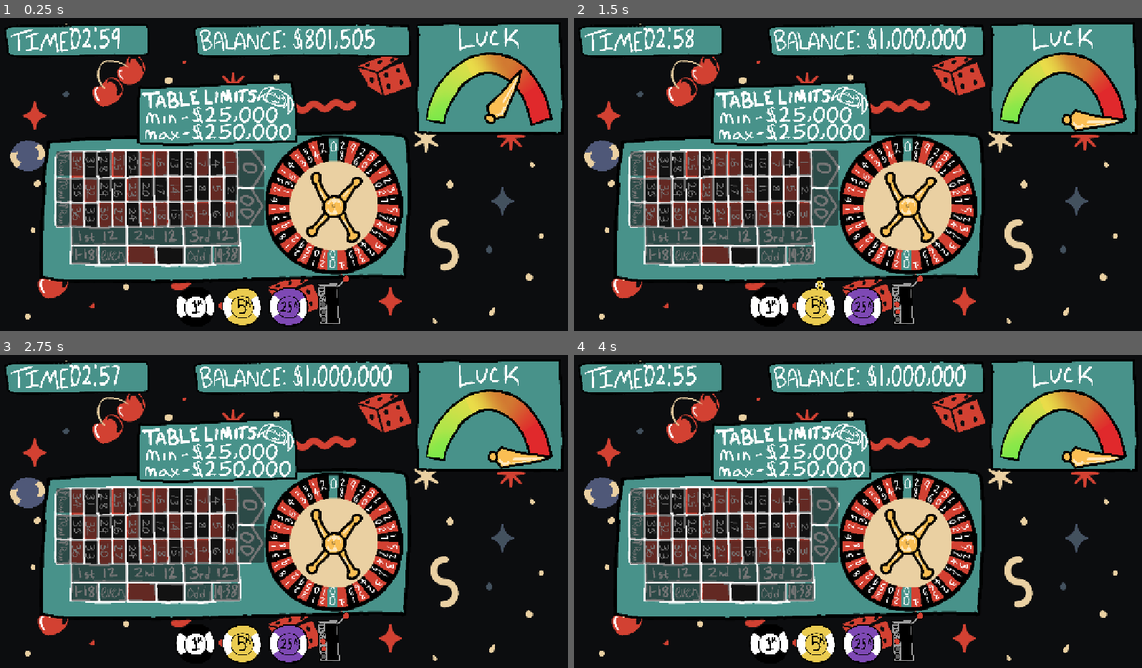
Above: before the commit, frames 1-4 (two rows, left to right).
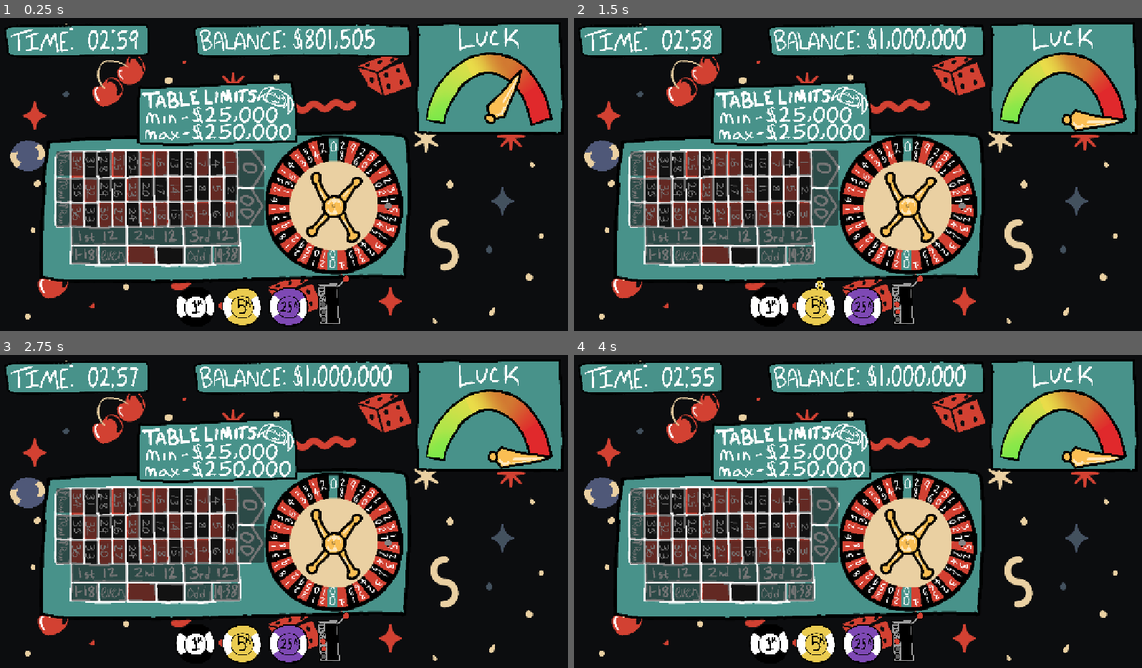
Above: after the commit, the same moments.

Repository: JordanRaia/gmtk-game-jam-2026
Game: Godot game, scene res://MainScene.tscn
Same seed, same stepped clock (60 frames per second), same inputs: the game is played once before the commit and once after it.
Inputs (mouse positions are in pixels of both pictures, inside the frame that each line leads up to):
- Up to frame 1 (0.25 s): no input
- Up to frame 2 (1.5 s): drag from (767, 305) to (914, 105) at 0.52 s; drag from (818, 305) to (829, 240) at 1.27 s
- Up to frame 3 (2.75 s): move the mouse to (289, 642) at 2.02 s; click (289, 642) at 2.17 s
- Up to frame 4 (4 s): tap Enter at 2.75 s; drag from (829, 577) to (681, 464) at 2.77 s; move the mouse to (1028, 561) at 3.52 s; click (1028, 561) at 3.67 s

The runs differ from the first frame. In frame 1, 0.3% of the frame differs, in the area x 12-69%, y 2-62%; in frame 2, 0.4%; in frame 3, 0.3%; in frame 4, 0.4%.

Commit message:
Add roulette wheel functionality: integrate ball and wheel pivot nodes, update spin logic, and enhance payout calculations in MainScene

Diff:
--- a/MainScene.tscn
+++ b/MainScene.tscn
@@ -31,6 +31,8 @@
 [ext_resource type="Texture2D" uid="uid://ujf5nlmdxyyj" path="res://Assets/art/balance.png" id="28_v3bin"]
 [ext_resource type="Texture2D" uid="uid://dahad1gommn6" path="res://Assets/art/time.png" id="30_cxdnd"]
 [ext_resource type="Script" uid="uid://c8na0uqudkt2r" path="res://Scripts/Timer.gd" id="30_ro037"]
+[ext_resource type="Texture2D" uid="uid://bmxc0peu2cfrk" path="res://Assets/art/ball.png" id="32_lppff"]
+[ext_resource type="Script" uid="uid://cjar8g23mh4ts" path="res://Scripts/RouletteWheel.gd" id="33_5o6vq"]
 
 [sub_resource type="SpriteFrames" id="SpriteFrames_dh88x"]
 animations = [{
@@ -852,10 +854,10 @@
 
 [node name="Digits" type="GridContainer" parent="CanvasLayer/UI_Layer/Timer" unique_id=1163667212]
 layout_mode = 0
-offset_left = 432.0
-offset_top = 32.0
-offset_right = 730.0
-offset_bottom = 183.0
+offset_left = 546.2859
+offset_top = 42.857132
+offset_right = 844.2859
+offset_bottom = 191.42854
 columns = 5
 
 [node name="Digit1" type="TextureRect" parent="CanvasLayer/UI_Layer/Timer/Digits" unique_id=601468287]
@@ -883,4 +885,12 @@
 size_flags_horizontal = 3
 size_flags_vertical = 3
 
+[node name="WheelPivot" type="Node2D" parent="CanvasLayer" unique_id=2052149676]
+position = Vector2(758, 428)
+script = ExtResource("33_5o6vq")
+
+[node name="Ball" type="Sprite2D" parent="CanvasLayer/WheelPivot" unique_id=2133209669]
+scale = Vector2(0.035, 0.035)
+texture = ExtResource("32_lppff")
+
 [connection signal="gui_input" from="CanvasLayer/UI_Layer/ChipTray/SpinLever/Control" to="." method="_on_control_gui_input"]
--- a/Scripts/MainScene.gd
+++ b/Scripts/MainScene.gd
@@ -10,6 +10,9 @@
 
 # Luck Dial
 @onready var luck_dial: TextureRect = $CanvasLayer/UI_Layer/LuckGauge/LuckDial
+
+# Roulette wheel pivot (Node2D at the center of the wheel graphic)
+@onready var wheel_pivot: Node2D = $CanvasLayer/WheelPivot
 
 var is_spinning: bool = false
 
@@ -19,6 +22,8 @@
 var _luck_target: int = 0
 var _luck_elapsed: float = 0.0
 
+var _pending_winning_number: int = 0
+
 func _ready() -> void:
 	chip_1000.gui_input.connect(func(event: InputEvent): _on_chip_gui_input(event, 1000))
 	chip_5000.gui_input.connect(func(event: InputEvent): _on_chip_gui_input(event, 5000))
@@ -26,6 +31,9 @@
 
 	# Connect the animation finished signal to handle post-pull logic
 	spin_lever.animation_finished.connect(_on_lever_animation_finished)
+
+	# Connect the wheel spin finished signal
+	wheel_pivot.spin_finished.connect(_on_wheel_spin_finished)
 
 	# Start looping the idle animation (first 8 frames)
 	spin_lever.play("idle")
@@ -63,7 +71,7 @@
 	luck_dial.rotation = deg_to_rad(lerp(-90.0, 90.0, luck_normalized))
 
 # Triggered when clicking the Area2D shape over the lever
-func _on_area_2d_input_event(viewport: Node, event: InputEvent, shape_idx: int) -> void:
+func _on_area_2d_input_event(_viewport: Node, event: InputEvent, _shape_idx: int) -> void:
 	if is_spinning:
 		return
 
@@ -86,22 +94,60 @@
 # Triggered automatically when the 'pull' animation completes
 func _on_lever_animation_finished() -> void:
 	if spin_lever.animation == "pull":
-		execute_spin_logic()
-
-		# Return back to idle loop and allow pulling again
+		_calculate_and_start_spin()
+
+		# Return lever to idle — is_spinning stays true until the ball lands
 		spin_lever.play("idle")
-		is_spinning = false
+
+## Calculates the winning number using existing luck math, then starts the ball animation.
+## Results are NOT applied yet — that happens in _on_wheel_spin_finished.
+func _calculate_and_start_spin() -> void:
+	var red_numbers: Array = [1, 3, 5, 7, 9, 12, 14, 16, 18, 19, 21, 23, 25, 27, 30, 32, 34, 36]
+	var black_numbers: Array = [2, 4, 6, 8, 10, 11, 13, 15, 17, 20, 22, 24, 26, 28, 29, 31, 33, 35]
+
+	# --- Luck System ---
+	var best_number: int = randi() % 38
+	var best_payout: int = -1
+	for candidate in range(38):
+		var candidate_payout: int = _calculate_payout_for_number(candidate, red_numbers, black_numbers)
+		if candidate_payout > best_payout:
+			best_payout = candidate_payout
+			best_number = candidate
+
+	var winning_number: int
+	if randf() < (GameState.luck_meter / 100.0):
+		winning_number = best_number
+		print("★ LUCK (", GameState.luck_meter, "%) steered result to: ", winning_number, " (payout: $", best_payout, ")")
+	else:
+		winning_number = randi() % 38
+
+	_pending_winning_number = winning_number
+
+	var win_str: String = str(winning_number)
+	if winning_number == 0:
+		win_str = "zero"
+	elif winning_number == 37:
+		win_str = "doublezero"
+	print("--- SPINNING THE WHEEL ---")
+	print("The winning number is: ", win_str)
+
+	wheel_pivot.start_spin(winning_number)
+
+## Called when the ball animation finishes landing. Applies all bet results.
+func _on_wheel_spin_finished(winning_number: int) -> void:
+	_apply_spin_results(winning_number)
+	is_spinning = false
 
 ## Returns the total payout a given wheel number would produce for current active bets.
 func _calculate_payout_for_number(num: int, red_numbers: Array, black_numbers: Array) -> int:
-	var win_str = str(num)
+	var win_str: String = str(num)
 	if num == 0:
 		win_str = "zero"
 	elif num == 37:
 		win_str = "doublezero"
 
-	var is_even = (num != 0 and num != 37 and num % 2 == 0)
-	var is_odd = (num != 0 and num != 37 and num % 2 != 0)
+	var is_even: bool = (num != 0 and num != 37 and num % 2 == 0)
+	var is_odd: bool = (num != 0 and num != 37 and num % 2 != 0)
 
 	var total: int = 0
 	for bet_id in GameState.active_bets.keys():
@@ -145,58 +191,32 @@
 	return total
 
 
-func execute_spin_logic() -> void:
-	var red_numbers = [1, 3, 5, 7, 9, 12, 14, 16, 18, 19, 21, 23, 25, 27, 30, 32, 34, 36]
-	var black_numbers = [2, 4, 6, 8, 10, 11, 13, 15, 17, 20, 22, 24, 26, 28, 29, 31, 33, 35]
-
-	# --- Luck System ---
-	# Find the wheel number that would give the highest return on current bets.
-	var best_number: int = randi() % 38
-	var best_payout: int = -1
-	for candidate in range(38):
-		var candidate_payout = _calculate_payout_for_number(candidate, red_numbers, black_numbers)
-		if candidate_payout > best_payout:
-			best_payout = candidate_payout
-			best_number = candidate
-
-	# luck_meter (0–100) is the % chance the result steers toward the best number.
-	# At 100% luck the best number always lands; at 0% luck the result is fully random.
-	var winning_number: int
-	if randf() < (GameState.luck_meter / 100.0):
-		winning_number = best_number
-		print("★ LUCK (", GameState.luck_meter, "%) steered result to: ", winning_number, " (payout: $", best_payout, ")")
-	else:
-		winning_number = randi() % 38
-
-	# Convert it to match your exact Bet IDs
-	var win_str = str(winning_number)
+func _apply_spin_results(winning_number: int) -> void:
+	var red_numbers: Array = [1, 3, 5, 7, 9, 12, 14, 16, 18, 19, 21, 23, 25, 27, 30, 32, 34, 36]
+	var black_numbers: Array = [2, 4, 6, 8, 10, 11, 13, 15, 17, 20, 22, 24, 26, 28, 29, 31, 33, 35]
+
+	var win_str: String = str(winning_number)
 	if winning_number == 0:
 		win_str = "zero"
 	elif winning_number == 37:
 		win_str = "doublezero"
 
-	print("--- SPINNING THE WHEEL ---")
-	print("The winning number is: ", win_str)
-
-	var is_even = (winning_number != 0 and winning_number != 37 and winning_number % 2 == 0)
-	var is_odd = (winning_number != 0 and winning_number != 37 and winning_number % 2 != 0)
-
-	var total_winnings = 0
-	var total_bet = 0
-
-	# 2. Iterate through the ledger and check every bet placed
+	var is_even: bool = (winning_number != 0 and winning_number != 37 and winning_number % 2 == 0)
+	var is_odd: bool = (winning_number != 0 and winning_number != 37 and winning_number % 2 != 0)
+
+	var total_winnings: int = 0
+	var total_bet: int = 0
+
 	for bet_id in GameState.active_bets.keys():
-		var bet_amount = GameState.active_bets[bet_id]
+		var bet_amount: int = GameState.active_bets[bet_id]
 		total_bet += bet_amount
-		var won = false
-		var payout_multiplier = 0 # Total return (winnings + original bet)
-
-		# Check Straight Up (Single Number) Bets
+		var won: bool = false
+		var payout_multiplier: int = 0
+
 		if bet_id == win_str:
 			won = true
-			payout_multiplier = 36 # 35 to 1 payout + original bet back
-
-		# Check Outside Bets (only valid if it isn't 0 or 00)
+			payout_multiplier = 36
+
 		elif winning_number != 0 and winning_number != 37:
 			match bet_id:
 				"red":
@@ -218,28 +238,21 @@
 				"3rd12":
 					if winning_number >= 25 and winning_number <= 36: won = true; payout_multiplier = 3
 				"row1":
-					# Top row on board (3, 6, 9, etc.)
 					if winning_number % 3 == 0: won = true; payout_multiplier = 3
 				"row2":
-					# Middle row on board (2, 5, 8, etc.)
 					if winning_number % 3 == 2: won = true; payout_multiplier = 3
 				"row3":
-					# Bottom row on board (1, 4, 7, etc.)
 					if winning_number % 3 == 1: won = true; payout_multiplier = 3
 
-		# 3. Calculate the punishment
 		if won:
-			var winnings = bet_amount * payout_multiplier
+			var winnings: int = bet_amount * payout_multiplier
 			total_winnings += winnings
 			print("FAILED (WON) bet on ", bet_id, "! Adding $", winnings, " back.")
 		else:
 			print("SUCCESS (LOST) bet on ", bet_id, "! Money burned.")
 
-	# 4. Finalize the Round
-	var net_loss = total_bet - total_winnings
+	var net_loss: int = total_bet - total_winnings
 	if total_winnings > 0:
-		# Calculate luck drain BEFORE adding winnings so the ratio uses
-		# the pre-win balance (otherwise the payout inflates the divisor).
 		var luck_drain: int = clamp(int(float(total_winnings) / float(GameState.balance) * 100.0), 1, 100)
 		GameState.luck_meter = max(0, GameState.luck_meter - luck_drain)
 		print("Luck drained by ", luck_drain, "% (payout: $", total_winnings, " vs pre-win balance: $", GameState.balance, ")")
@@ -249,17 +262,13 @@
 	else:
 		print("Excellent! You successfully burned all the bets this round.")
 
-	# Gain luck from any money lost (net loss vs starting balance).
-	# Losing 10% of starting balance = +10% luck, capped at 100.
 	if net_loss > 0:
 		var luck_gain: int = clamp(int(float(net_loss) / float(GameState.starting_balance) * 100.0), 1, 100)
 		GameState.luck_meter = min(100, GameState.luck_meter + luck_gain)
 		print("Luck gained by ", luck_gain, "% (net loss: $", net_loss, " vs starting balance: $", GameState.starting_balance, ")")
 
-	# Clear the ledger for the next round
 	GameState.active_bets.clear()
 
-	# Clear all visual chips from the board
 	for chip in get_tree().get_nodes_in_group("placed_chips"):
 		chip.queue_free()
 
--- /dev/null
+++ b/Scripts/RouletteWheel.gd
@@ -0,0 +1,62 @@
+extends Node2D
+
+signal spin_finished(winning_number: int)
+
+# Standard American roulette wheel order clockwise (37 = doublezero)
+const WHEEL_ORDER: Array[int] = [
+	0, 28, 9, 26, 30, 11, 7, 20, 32, 17, 5, 22, 34, 15, 3, 24,
+	36, 13, 1, 37, 27, 10, 25, 29, 12, 8, 19, 31, 18, 6, 21, 33,
+	16, 4, 23, 35, 14, 2
+]
+
+const SLOT_ANGLE_DEG: float = 360.0 / 38.0
+
+@export var orbit_radius: float = 120.0
+@export var spin_duration: float = 3.5
+@export var full_spins: int = 5
+## Rotate this until the ball lands on the correct slot on your wheel image.
+## -90 = slot 0 (zero) sits at 12 o'clock.
+@export var angle_offset_deg: float = -90.0
+## Set to true if your wheel image numbers increase clockwise, false for CCW.
+@export var clockwise: bool = true
+
+@onready var ball: Sprite2D = $Ball
+
+var _angle_deg: float = 0.0
+
+
+func start_spin(target_number: int) -> void:
+	var target_idx: int = WHEEL_ORDER.find(target_number)
+	if target_idx == -1:
+		target_idx = 0
+
+	var direction: float = 1.0 if clockwise else -1.0
+	var target_angle: float = angle_offset_deg + direction * float(target_idx) * SLOT_ANGLE_DEG
+
+	var current_norm: float = fmod(_angle_deg, 360.0)
+	if current_norm < 0.0:
+		current_norm += 360.0
+
+	var target_norm: float = fmod(target_angle, 360.0)
+	if target_norm < 0.0:
+		target_norm += 360.0
+
+	var delta: float = target_norm - current_norm
+	if delta < 0.0:
+		delta += 360.0
+
+	# Always spin in the clockwise direction for the visual
+	var total_end: float = _angle_deg + float(full_spins) * 360.0 + delta
+
+	var tween: Tween = create_tween()
+	tween.tween_property(self, "_angle_deg", total_end, spin_duration) \
+		.set_ease(Tween.EASE_OUT) \
+		.set_trans(Tween.TRANS_CUBIC)
+	tween.tween_callback(func() -> void: spin_finished.emit(target_number))
+
+
+func _process(_delta: float) -> void:
+	if ball == null:
+		return
+	var rad: float = deg_to_rad(_angle_deg)
+	ball.position = Vector2(cos(rad), sin(rad)) * orbit_radius
Not shown, added: Assets/art/sparkleanim/sparkleanim_0000.png.import
Not shown, added: Assets/art/sparkleanim/sparkleanim_0001.png.import
Not shown, added: Assets/art/sparkleanim/sparkleanim_0002.png.import
Not shown, added: Assets/art/sparkleanim/sparkleanim_0003.png.import
Not shown, added: Assets/art/sparkleanim/sparkleanim_0004.png.import
Not shown, added: Assets/art/sparkleanim/sparkleanim_0005.png.import
Not shown, added: Assets/art/sparkleanim/sparkleanim_0006.png.import
Not shown, added: Assets/art/sparkleanim/sparkleanim_0007.png.import
Not shown, added: Scripts/RouletteWheel.gd.uid
